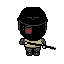
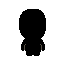
Layer changes from the first 64×64 image to the second:
renamed "Police Protector" to "Police Protector Idle 1", hid the group it (7 layers), moved it into group "Police Protector" over [17, 7, 56, 55]
painted on "Weapon #2" over [52, 46, 56, 50]
added layer "Random NPC Idle 2 Back" above "Random NPC Idle 1 Back" over [19, 9, 46, 55]
showed "Background" over [17, 7, 56, 55]
